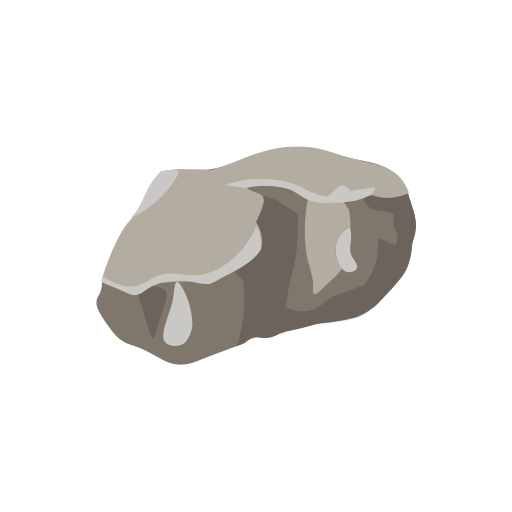
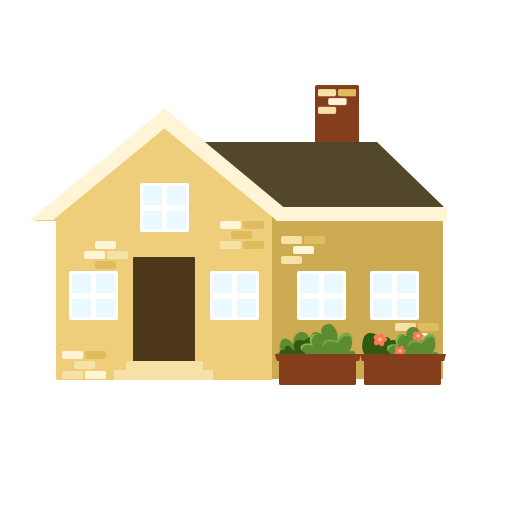
Before/after of a 512×512 layered artwork. What changed in the layer stack:
hid group "rock" (4 layers) over [96, 146, 416, 365]
showed group "house" (75 layers) over [30, 85, 447, 385]
added layer "bricks copy 5" in group "house" over [62, 221, 439, 379]
added layer "bricks copy 6" in group "house" over [318, 89, 356, 114]
added layer "Rectangle 9" in group "house" over [315, 85, 359, 161]
